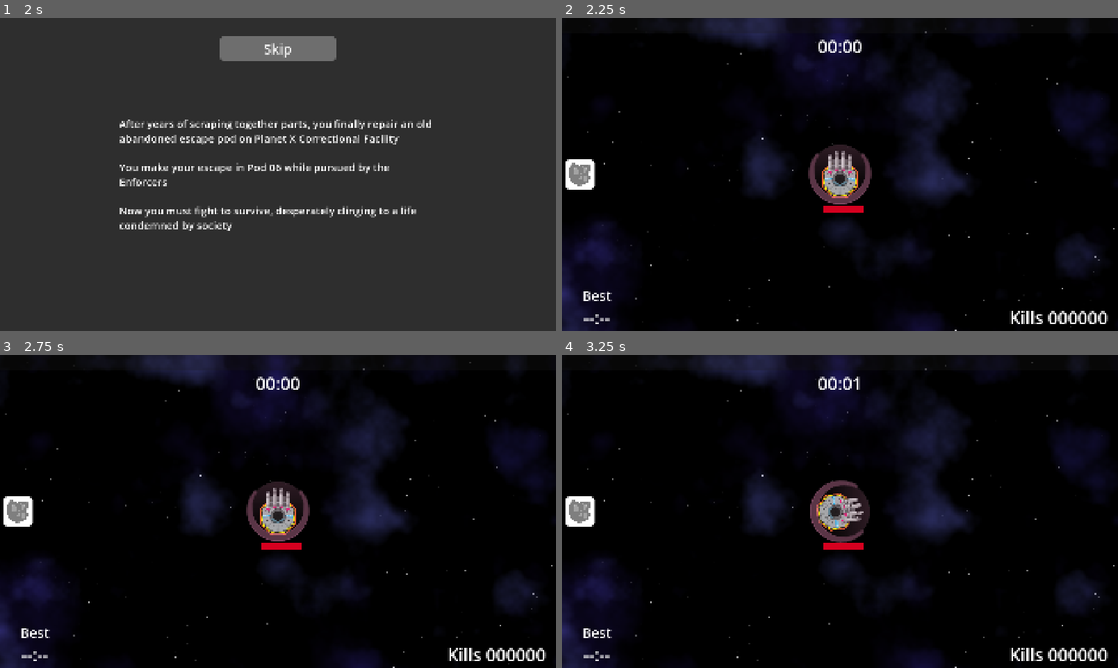
Above: before the commit, frames 1-4 (two rows, left to right).
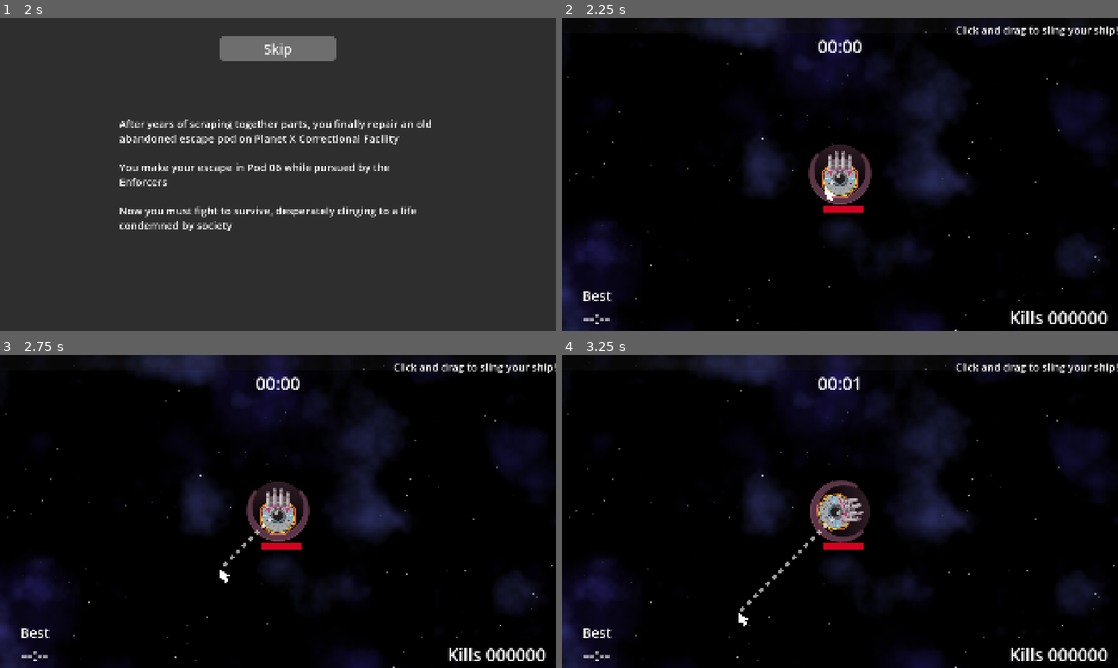
Above: after the commit, the same moments.

Repository: two-sticks-and-a-rock/space-arcade
Game: Godot game, scene res://scenes/main_menu.tscn
Two runs of this game, one before a commit and one after it. Both use one fixed random seed, a clock stepped at 60 frames per second and the inputs below.
Inputs (mouse positions are in pixels of both pictures, inside the frame that each line leads up to):
- Up to frame 1 (2 s): click "Start" at 0.5 s; click "Skip" at 1.25 s
- Up to frame 2 (2.25 s): click "Skip" at 2 s
- Up to frame 3 (2.75 s): no input
- Up to frame 4 (3.25 s): move the mouse to (962, 495) at 2.77 s; press the mouse at (962, 495) at 2.78 s

Frame 1 is identical in both runs. In frame 2, 1.0% of the frame differs, in the area x 0-100%, y 2-59%; in frame 3, 1.1%; in frame 4, 1.1%, in the area x 0-100%, y 2-87%.

Commit message:
display UI controls

Diff:
--- a/scenes/main.tscn
+++ b/scenes/main.tscn
@@ -4,6 +4,7 @@
 [ext_resource type="PackedScene" uid="uid://b1c8lbi40g0up" path="res://scenes/enemies/enemy.tscn" id="2_tbgi4"]
 [ext_resource type="PackedScene" uid="uid://cekmijf83xupg" path="res://scenes/player/player.tscn" id="3_jyhfs"]
 [ext_resource type="PackedScene" uid="uid://cn4ty02lxqjoc" path="res://scenes/space_background/space_background.tscn" id="3_tbgi4"]
+[ext_resource type="PackedScene" uid="uid://d0k6h4rj6a42e" path="res://scenes/ui/tutorial/click_and_drag.tscn" id="5_tbgi4"]
 
 [node name="Main" type="Node2D" unique_id=252374006]
 
@@ -19,3 +20,5 @@
 
 [node name="player" parent="." unique_id=2109895852 instance=ExtResource("3_jyhfs")]
 unique_name_in_owner = true
+
+[node name="ClickAndDrag" parent="." unique_id=436817955 instance=ExtResource("5_tbgi4")]
--- a/scenes/player/hud.gd
+++ b/scenes/player/hud.gd
@@ -8,6 +8,9 @@
 var run_time : float = 0.0
 
 @onready var best_time_value : Label = $HSplitContainer/VBoxContainer/BestTimeValue
+
+var show_controls_text : bool = true
+@onready var controls_text : Label = $ControlsText
 
 func _ready():
 	best_time_value.text = TempSaveData.best_time_display
@@ -22,6 +25,14 @@
 	total_kills += 1
 	kills_value.text = Utils.get_kills_with_leading_zeros(total_kills, displayed_zeros)
 
+func handle_hiding_controls_text():
+	if (Input.is_action_just_released("click")):
+		show_controls_text = false
+		controls_text.self_modulate.a = 0.5
+
 func _physics_process(delta):
+	if (show_controls_text):
+		handle_hiding_controls_text()
+
 	run_time += delta
 	run_time_value.text = Utils.float_to_displayed_time(run_time)
--- a/scenes/player/player.tscn
+++ b/scenes/player/player.tscn
@@ -156,6 +156,7 @@
 vertical_alignment = 1
 
 [node name="WeaponTray" type="VBoxContainer" parent="Hud" unique_id=533004775]
+visible = false
 anchors_preset = 9
 anchor_bottom = 1.0
 grow_vertical = 2
@@ -175,6 +176,15 @@
 size_flags_vertical = 4
 texture = ExtResource("9_5gtgg")
 
+[node name="ControlsText" type="Label" parent="Hud" unique_id=422980537]
+offset_left = 1358.0
+offset_top = 16.0
+offset_right = 1920.0
+offset_bottom = 66.0
+theme_override_font_sizes/font_size = 36
+text = "Click and drag to sling your ship!"
+horizontal_alignment = 2
+
 [node name="XpMagnet" type="Area2D" parent="." unique_id=1871784061]
 collision_layer = 32
 collision_mask = 16
--- /dev/null
+++ b/scenes/ui/tutorial/click_and_drag.tscn
@@ -0,0 +1,37 @@
+[gd_scene format=3 uid="uid://d0k6h4rj6a42e"]
+
+[ext_resource type="Script" uid="uid://ce7055uomlkcb" path="res://scenes/ui/tutorial/cursor_visual.gd" id="1_0p3xr"]
+[ext_resource type="Script" uid="uid://b8p2lply7d05x" path="res://scenes/ui/tutorial/click_and_drag_visual.gd" id="1_tatct"]
+
+[sub_resource type="Gradient" id="Gradient_ilxco"]
+interpolation_mode = 1
+offsets = PackedFloat32Array(0, 0.5)
+colors = PackedColorArray(1, 1, 1, 1, 1, 1, 1, 0)
+metadata/_snap_enabled = true
+metadata/_snap_count = 100
+
+[sub_resource type="GradientTexture2D" id="GradientTexture2D_33luw"]
+gradient = SubResource("Gradient_ilxco")
+width = 200
+repeat = 1
+
+[node name="ClickAndDrag" type="Node2D" unique_id=436817955]
+z_index = 10
+script = ExtResource("1_tatct")
+
+[node name="SlingLine" type="Line2D" parent="." unique_id=582516588]
+visible = false
+texture_repeat = 2
+texture_mode = 1
+begin_cap_mode = 1
+end_cap_mode = 1
+
+[node name="DragLine" type="Line2D" parent="." unique_id=916733235]
+texture_repeat = 2
+default_color = Color(1, 1, 1, 0.6156863)
+texture = SubResource("GradientTexture2D_33luw")
+texture_mode = 1
+
+[node name="Cursor" type="Node2D" parent="." unique_id=1837339260]
+rotation = -0.5235988
+script = ExtResource("1_0p3xr")
--- /dev/null
+++ b/scenes/ui/tutorial/click_and_drag_visual.gd
@@ -0,0 +1,68 @@
+extends Node2D
+
+@onready var drag_line : Line2D = $DragLine
+@onready var sling_line : Line2D = $SlingLine
+@onready var cursor : Node2D = $Cursor
+
+var drag_line_start_point : Vector2 = Vector2.ZERO
+var drag_line_end_point : Vector2 = Vector2.ZERO
+
+var sling_line_start_point : Vector2 = Vector2(-50, -50)
+var sling_line_end_point : Vector2 = Vector2(-50, -50)
+
+var max_line_length : int = 500
+var grow_rate : float = 300
+var should_reset : bool = false
+
+var should_show_tutorial : bool = true
+var min_click_length_to_remove_tutorial : float = 1.0
+var click_length : float = 0.0
+
+var max_animations_to_show : int = 5
+var num_animations_shown : int = 0
+func _ready():
+    drag_line.add_point(drag_line_start_point)
+
+func handle_removing_tutorial(delta: float) -> void:
+    if (num_animations_shown >= max_animations_to_show):
+        should_show_tutorial = false
+        return
+
+    if Input.is_action_pressed("click"):
+        click_length += delta
+    if Input.is_action_just_released("click"):
+        if (click_length > min_click_length_to_remove_tutorial):
+            should_show_tutorial = false
+        click_length = 0
+        return
+
+    if (abs(Mover.get_movement().length()) >= Mover.slingshot_length_clamp):
+        should_show_tutorial = false
+
+func _physics_process(delta: float):
+    handle_removing_tutorial(delta)
+
+    if (!should_show_tutorial):
+        queue_free()
+        return
+
+    drag_line.clear_points()
+    sling_line.clear_points()
+
+    if (should_reset):
+        drag_line_end_point = Vector2.ZERO
+        sling_line_end_point = Vector2(50, -50)
+        should_reset = false
+        num_animations_shown += 1
+        return
+
+    drag_line_end_point += Vector2(-delta * grow_rate, delta * grow_rate)
+    sling_line_end_point += Vector2(delta * grow_rate, -delta * grow_rate)
+    if abs((drag_line_start_point-drag_line_end_point).length()) >= max_line_length:
+        should_reset = true
+
+    drag_line.add_point(drag_line_start_point)
+    drag_line.add_point(drag_line_end_point)
+    sling_line.add_point(sling_line_start_point)
+    sling_line.add_point(sling_line_end_point)
+    cursor.end_of_line_pos = drag_line_end_point
--- /dev/null
+++ b/scenes/ui/tutorial/cursor_visual.gd
@@ -0,0 +1,22 @@
+@tool
+extends Node2D
+
+var coords_cursor : Array[Array] = [[0,0], [20,40], [6,33], [6,50], [-6,50], [-6,33], [-20,40]]
+var cursor_to_draw : PackedVector2Array
+
+var end_of_line_pos : Vector2 = Vector2.ZERO
+
+func float_array_to_Vector2Array(coords : Array) -> PackedVector2Array:
+    var array : PackedVector2Array = []
+    for coord in coords:
+        array.append(Vector2(coord[0], coord[1]))
+    return array
+
+func _ready():
+    cursor_to_draw = float_array_to_Vector2Array(coords_cursor)
+
+func _draw():
+    draw_polygon(cursor_to_draw, [ Color.WHITE ])
+
+func _physics_process(_delta):
+    position = end_of_line_pos
Not shown, added: scenes/ui/tutorial/click_and_drag_visual.gd.uid
Not shown, added: scenes/ui/tutorial/cursor_visual.gd.uid
